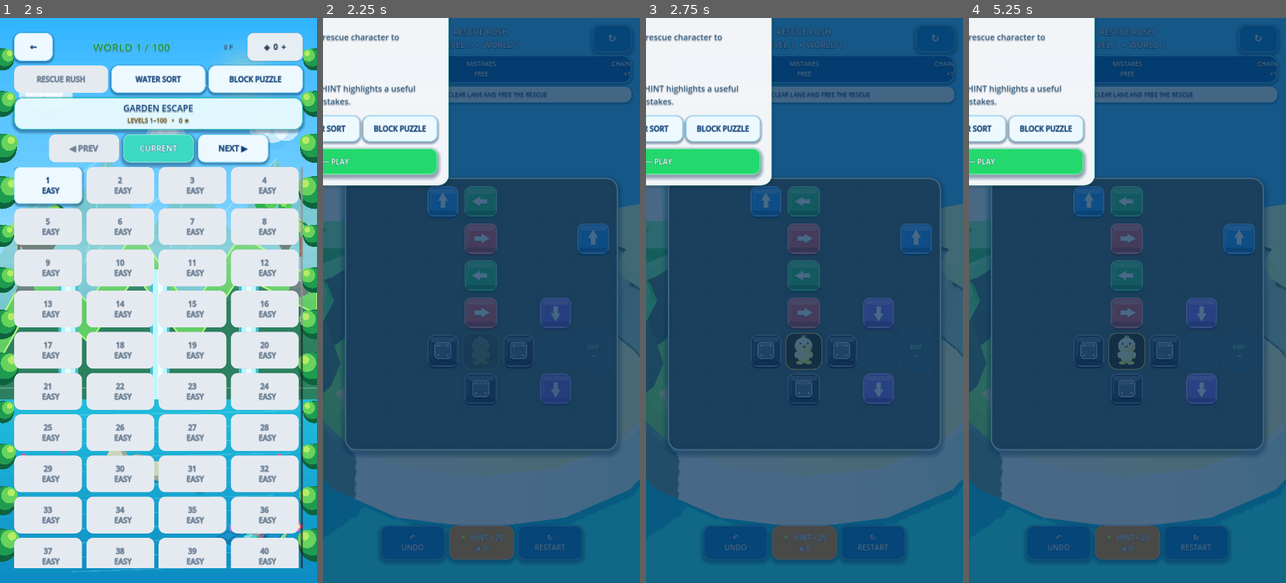
Above: before the commit, frames 1-4 (left to right).
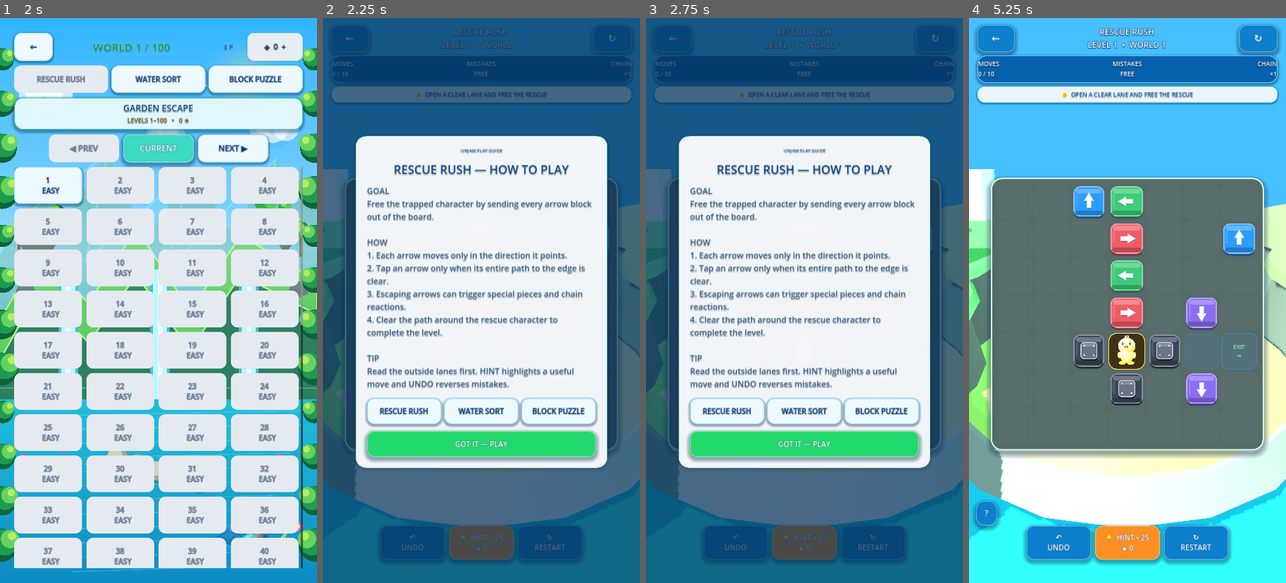
Above: after the commit, the same moments.

Repository: eghosa001/unjam
Game: Godot game, scene res://scenes/Main.tscn
The game is run twice, just before and just after one commit, with the same random seed, the same clock (stepped at 60 frames per second) and the same inputs.
Inputs (mouse positions are in pixels of both pictures, inside the frame that each line leads up to):
- Up to frame 1 (2 s): click "▶ PLAY" at 0.5 s; click "PLAY ›" at 1.25 s
- Up to frame 2 (2.25 s): click "1 EASY" at 2 s
- Up to frame 3 (2.75 s): no input
- Up to frame 4 (5.25 s): click "↻ RESTART" at 2.75 s; click "↻ RESTART" at 3.5 s; click "↻ RESTART" at 4.25 s; click (1127, 441) at 5 s, where only the run after the commit has a clickable "GOT IT — PLAY"

Frame 1 is identical in both runs. In frame 2, 55% of the frame differs, in the area x 0-90%, y 0-80%; in frame 3, 55%; in frame 4, 99%, in the area x 0-100%, y 0-100%.

Commit message:
Center tutorial panel in viewport coordinates

Diff:
--- a/scripts/ui/ux_shell_casual.gd
+++ b/scripts/ui/ux_shell_casual.gd
@@ -59,7 +59,7 @@
 	var panel_size := Vector2(panel_width, panel_height)
 	tutorial_panel.custom_minimum_size = panel_size
 	tutorial_panel.size = panel_size
-	tutorial_panel.position = -panel_size * 0.5
+	tutorial_panel.position = (viewport_size - panel_size) * 0.5
 	if tutorial_title != null:
 		tutorial_title.add_theme_font_size_override("font_size", 31 if viewport_size.x < 620.0 else 40)
 	if tutorial_body != null:
